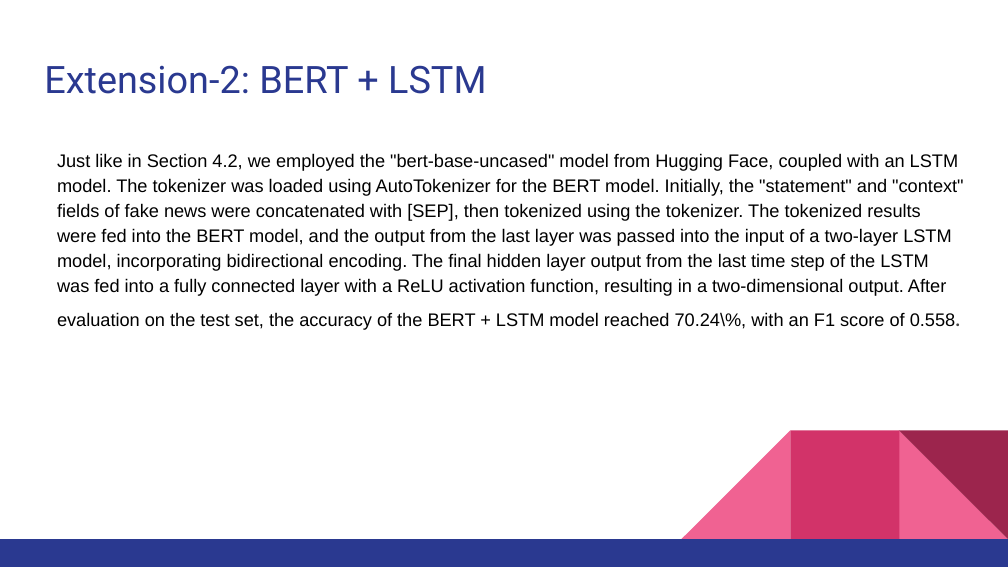
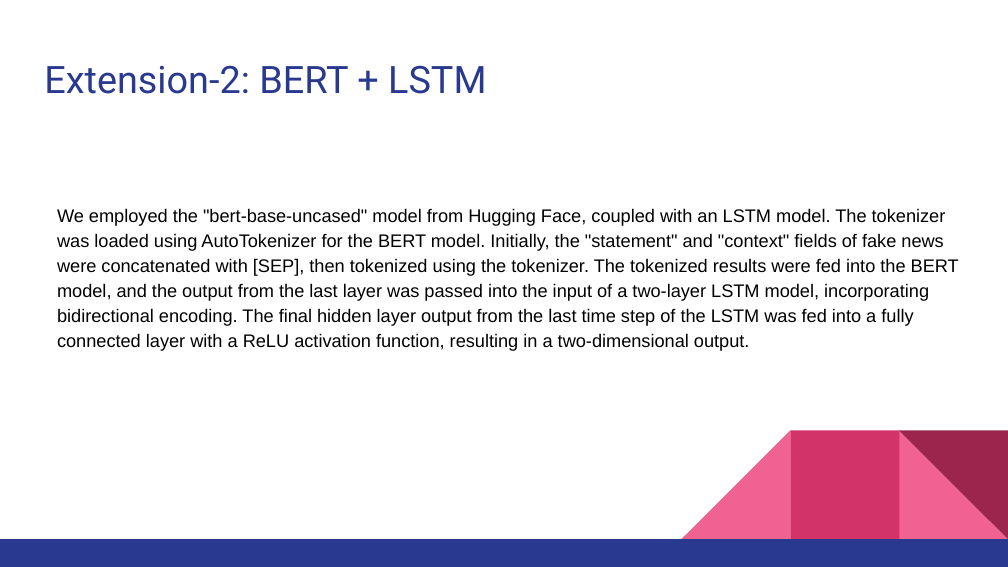
Before and after one commit to kevin00hu/CIS-5300-final-project, a slide deck: slide 10 of milestone 4/Fake News Detection.pptx. Drawn at 1008x567 pixels with LibreOffice and Linux fonts; fonts in the diff are those of the drawing. Boxes give left, top, right and bottom in pixels: in the first picture for what was removed or moved away, otherwise in the second. Text is boxed around its words. In the diff, an @@ line names an element or a change of style, - is before the commit and + after.

```diff
--- a/milestone 4/Fake News Detection.pptx
+++ b/milestone 4/Fake News Detection.pptx
@@ text at (57,208,959,351): text changed @@
-Just like in Section 4.2, we employed the "bert-base-uncased" model from Hugging Face, coupled with an LSTM model. The tokenizer was loaded using AutoTokenizer for the BERT model. Initially, the "statement" and "context" fields of fake news were concatenated with [SEP], then tokenized using the tokenizer. The tokenized results were fed into the BERT model, and the output from the last layer was passed into the input of a two-layer LSTM model, incorporating bidirectional encoding. The final hidden layer output from the last time step of the LSTM was fed into a fully connected layer with a ReLU activation function, resulting in a two-dimensional output. After evaluation on the test set, the accuracy of the BERT + LSTM model reached 70.24\%, with an F1 score of 0.558.
+We employed the "bert-base-uncased" model from Hugging Face, coupled with an LSTM model. The tokenizer was loaded using AutoTokenizer for the BERT model. Initially, the "statement" and "context" fields of fake news were concatenated with [SEP], then tokenized using the tokenizer. The tokenized results were fed into the BERT model, and the output from the last layer was passed into the input of a two-layer LSTM model, incorporating bidirectional encoding. The final hidden layer output from the last time step of the LSTM was fed into a fully connected layer with a ReLU activation function, resulting in a two-dimensional output.
```
Also in this commit, not shown: 3 other slides changed.
